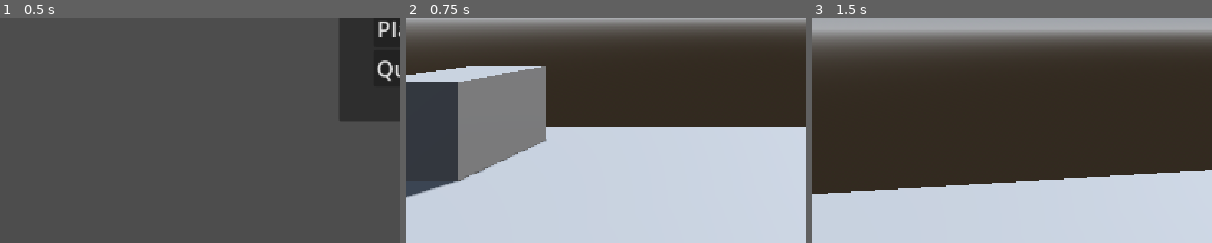
Above: before the commit, frames 1-3 (left to right).
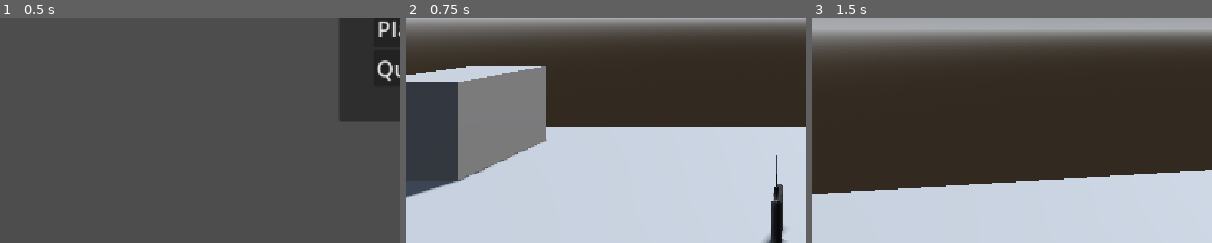
Above: after the commit, the same moments.

Repository: Krikmann/MachineGhost
Game: Godot game, scene res://Content/Menus/MainMenu/main_menu.tscn
The game is run twice, just before and just after one commit, with the same random seed, the same clock (stepped at 60 frames per second) and the same inputs.
Inputs (mouse positions are % of the whole screen's width and height, from its top left):
- Up to frame 1 (0.5 s): no input
- Up to frame 2 (0.75 s): click "Play" at 0.5 s
- Up to frame 3 (1.5 s): tap Enter at 1.25 s; move the mouse to (55, 50) at 1.27 s; hold W (up) from 1.28 s (still down); hold E (interact, bound only after the commit) from 1.28 s (still down)
The pictures show only the part of the screen within x 0-50%, y 50-100%; the shares and areas given below are measured in that part.

Frame 1 is identical in both runs. In frame 2, 0.8% of the frame differs, in the area x 89-96%, y 60-100%; in frame 3, nothing differs.

Commit message:
Spritibox added

Diff:
--- a/ghost-machine/Content/Player/player.gd
+++ b/ghost-machine/Content/Player/player.gd
@@ -3,11 +3,17 @@
 @export var sensitivity := 0.002
 @export var cam: Camera3D
 
+@onready var hand_slot := $MeshInstance3D/Skeleton3D/BoneAttachment3D
+@onready var pickup_area := $Area3D
+
 const SPEED = 5.0
 const JUMP_VELOCITY = 4.5
+var held_item: Node3D = null
 
 func _ready() -> void:
 	Input.mouse_mode = Input.MOUSE_MODE_CAPTURED
+	pickup_area.body_entered.connect(_on_body_entered)
+	pickup_area.body_exited.connect(_on_body_exited)
 
 func _unhandled_input(event: InputEvent) -> void:
 	# Capture mouse at the start of game
@@ -19,6 +25,13 @@
 		rotate_y(-event.relative.x * sensitivity)
 		cam.rotate_x(-event.relative.y * sensitivity)
 		cam.rotation.x = clamp(cam.rotation.x, -1.5, 1.5)
+
+	if event.is_action_pressed("interact"):
+		print(held_item)
+		if held_item == null:
+			_try_pickup()
+		else:
+			_drop()
 
 func _physics_process(delta: float) -> void:
 	# Add the gravity.
@@ -40,3 +53,22 @@
 		velocity.z = move_toward(velocity.z, 0, SPEED)
 
 	move_and_slide()
+
+func _on_body_entered(body):
+	if body.has_method("pickup"):
+		body._can_pickup = true
+
+func _on_body_exited(body):
+	if body.has_method("pickup"):
+		body._can_pickup = false
+
+func _try_pickup():
+	for body in pickup_area.get_overlapping_bodies():
+		if body.has_method("pickup"):
+			held_item = body
+			held_item.pickup(hand_slot)
+			return
+
+func _drop():
+	held_item.drop()
+	held_item = null
--- a/ghost-machine/Content/Player/player.tscn
+++ b/ghost-machine/Content/Player/player.tscn
@@ -5,6 +5,9 @@
 [sub_resource type="CylinderShape3D" id="CylinderShape3D_8jl1e"]
 
 [sub_resource type="CylinderMesh" id="CylinderMesh_8jl1e"]
+
+[sub_resource type="SphereShape3D" id="SphereShape3D_g4v7s"]
+radius = 1.5
 
 [node name="CharacterBody3D" type="CharacterBody3D" unique_id=1311759364 node_paths=PackedStringArray("cam")]
 script = ExtResource("1_thq5r")
@@ -16,5 +19,14 @@
 [node name="MeshInstance3D" type="MeshInstance3D" parent="." unique_id=1502258144]
 mesh = SubResource("CylinderMesh_8jl1e")
 
+[node name="Skeleton3D" type="Skeleton3D" parent="MeshInstance3D" unique_id=871092802]
+
+[node name="BoneAttachment3D" type="BoneAttachment3D" parent="MeshInstance3D/Skeleton3D" unique_id=192659059]
+
+[node name="Area3D" type="Area3D" parent="." unique_id=1518125393]
+
+[node name="CollisionShape3D" type="CollisionShape3D" parent="Area3D" unique_id=2097608092]
+shape = SubResource("SphereShape3D_g4v7s")
+
 [node name="Camera3D" type="Camera3D" parent="." unique_id=1772030264]
 transform = Transform3D(1, 0, 0, 0, 1, 0, 0, 0, 1, 0, 0.6465173, -0.5467455)
--- a/ghost-machine/Content/main.tscn
+++ b/ghost-machine/Content/main.tscn
@@ -2,6 +2,7 @@
 
 [ext_resource type="PackedScene" uid="uid://bdyq3s8it2vn6" path="res://Content/Menus/PauseMenu/pause_menu.tscn" id="1_nf1mn"]
 [ext_resource type="PackedScene" uid="uid://bh0f4pqhqta3q" path="res://Content/Player/player.tscn" id="1_u3q0n"]
+[ext_resource type="PackedScene" uid="uid://csdx6ivtf8pbs" path="res://Objects/SpiritBox/spiritbox.tscn" id="3_2jbd6"]
 
 [sub_resource type="ProceduralSkyMaterial" id="ProceduralSkyMaterial_u3q0n"]
 sky_horizon_color = Color(0.66224277, 0.6717428, 0.6867428, 1)
@@ -61,3 +62,6 @@
 
 [node name="CSGBox3D4" type="CSGBox3D" parent="." unique_id=103276977]
 transform = Transform3D(1, 0, 0, 0, 1, 0, 0, 0, 1, 4, 1, 4)
+
+[node name="spiritbox" parent="." unique_id=1740919655 instance=ExtResource("3_2jbd6")]
+transform = Transform3D(1, 0, 0, 0, 1, 0, 0, 0, 1, -0.21289301, 0.5000001, -2.7620401)
--- /dev/null
+++ b/ghost-machine/Objects/SpiritBox/spiritbox.gd
@@ -0,0 +1,24 @@
+extends StaticBody3D
+
+@onready var collision_shape := $CollisionShape3D
+
+var _can_pickup := false
+var _original_parent: Node = null
+
+# Called when the node enters the scene tree for the first time.
+func _ready() -> void:
+	pass # Replace with function body.
+
+
+# Called every frame. 'delta' is the elapsed time since the previous frame.
+func _process(delta: float) -> void:
+	pass
+
+func pickup(slot: Node):
+	_original_parent = get_parent()
+	collision_shape.disabled = true
+	reparent(slot, true)  # true = keep global transform (no snap)
+
+func drop():
+	collision_shape.disabled = false
+	reparent(_original_parent, true)
--- /dev/null
+++ b/ghost-machine/Objects/SpiritBox/spiritbox.tscn
@@ -0,0 +1,15 @@
+[gd_scene format=3 uid="uid://csdx6ivtf8pbs"]
+
+[ext_resource type="PackedScene" uid="uid://dhe5rl1nx4gpq" path="res://Objects/SpiritBox/spiritbox.glb" id="1_q357u"]
+[ext_resource type="Script" uid="uid://duq4j4ynq3tl5" path="res://Objects/SpiritBox/spiritbox.gd" id="2_ffhuh"]
+
+[sub_resource type="SphereShape3D" id="SphereShape3D_g4v7s"]
+
+[node name="StaticBody3D" type="StaticBody3D" unique_id=675066969]
+script = ExtResource("2_ffhuh")
+
+[node name="CollisionShape3D" type="CollisionShape3D" parent="." unique_id=1683743331]
+shape = SubResource("SphereShape3D_g4v7s")
+
+[node name="spiritbox" parent="." unique_id=1740919655 instance=ExtResource("1_q357u")]
+transform = Transform3D(0.1, 0, 0, 0, 0.1, 0, 0, 0, 0.1, 0, 0, 0)
--- a/ghost-machine/project.godot
+++ b/ghost-machine/project.godot
@@ -22,7 +22,7 @@
 
 [editor_plugins]
 
-enabled=PackedStringArray("res://addons/godot_vim/plugin.cfg")
+enabled=PackedStringArray()
 
 [input]
 
@@ -56,6 +56,11 @@
 "events": [Object(InputEventKey,"resource_local_to_scene":false,"resource_name":"","device":-1,"window_id":0,"alt_press …(191 unchanged characters)…
 ]
 }
+interact={
+"deadzone": 0.2,
+"events": [Object(InputEventKey,"resource_local_to_scene":false,"resource_name":"","device":-1,"window_id":0,"alt_pressed":false,"shift_pressed":false,"ctrl_pressed":false,"meta_pressed":false,"pressed":false,"keycode":0,"physical_keycode":69,"key_label":0,"unicode":101,"location":0,"echo":false,"script":null)
+]
+}
 
 [physics]
 
Not shown, added: ghost-machine/Objects/SpiritBox/spiritbox.gd.uid
Binary file added: ghost-machine/Objects/SpiritBox/spiritbox.glb
Not shown, added: ghost-machine/Objects/SpiritBox/spiritbox.glb.import
Binary file added: ghost-machine/Objects/SpiritBox/spiritbox_-Colour.png
Not shown, added: ghost-machine/Objects/SpiritBox/spiritbox_-Colour.png.import
Binary file added: ghost-machine/Objects/SpiritBox/spiritbox_-Metallic--roughness.png
Not shown, added: ghost-machine/Objects/SpiritBox/spiritbox_-Metallic--roughness.png.import
